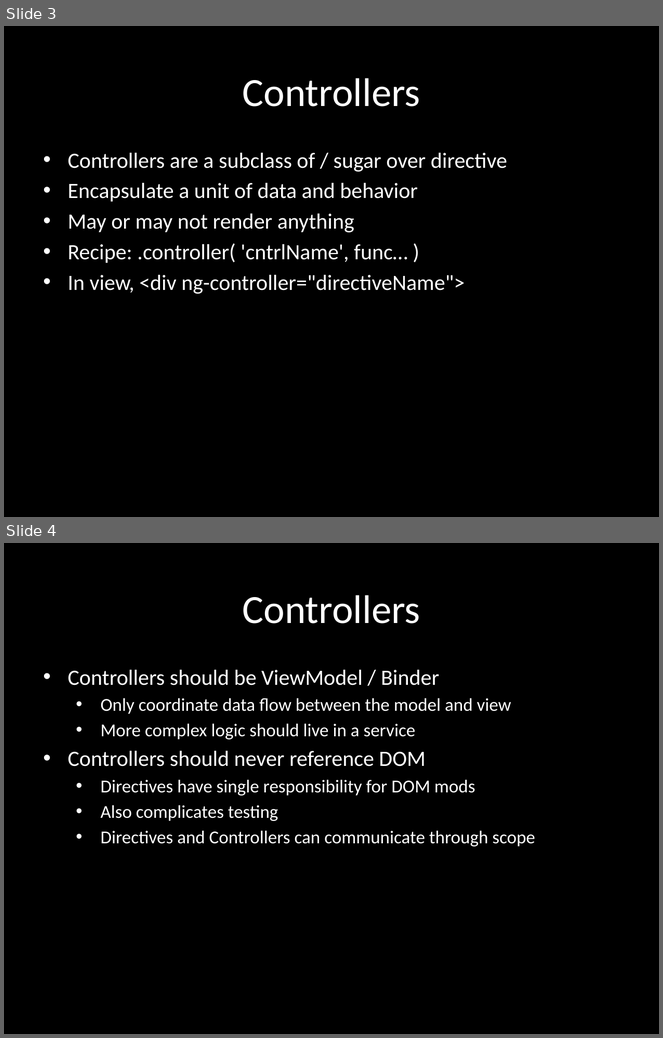
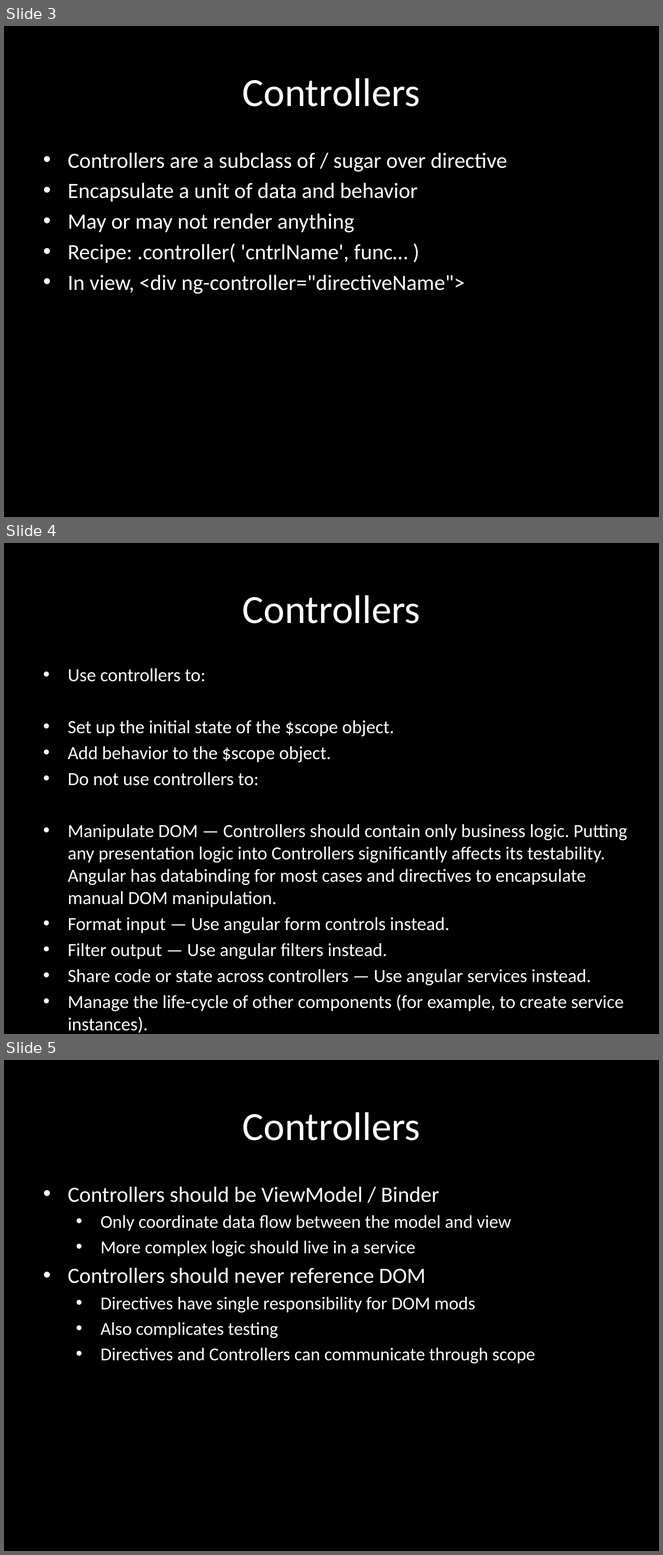
Before and after one commit to eliasjames/training-angular, a slide deck: slides/Angular Slides Day 2.pptx. Shown one above the other, each under a label of ours: slides 3 and 4 before the commit, slides 3, 4 and 5 after it. The pictures are 663x1038 and 663x1555 pixels, drawn with LibreOffice and Linux fonts; fonts in the diff are those of the drawing. Boxes give left, top, right and bottom in pixels: in the first picture for what was removed or moved away, otherwise in the second. Text is boxed around its words. In the diff, an @@ line names an element or a change of style, - is before the commit and + after.

```diff
--- a/slides/Angular Slides Day 2.pptx
+++ b/slides/Angular Slides Day 2.pptx
@@ slide 4 added at box(4, 543, 659, 1034), background #000000 @@
@@ title added at box(242, 595, 421, 624), 44 pt, text #FFFFFF @@
+Controllers
@@ subtitle added at box(68, 668, 627, 1033), 20.4 pt, text #FFFFFF @@
+• Use controllers to:
+• Set up the initial state of the $scope object.
+• Add behavior to the $scope object.
+• Do not use controllers to:
+• Manipulate DOM — Controllers should contain only business logic. Putting any presentation logic into Controllers significantly affects its testability. Angular has databinding for most cases and directives to encapsulate manual DOM manipulation.
+• Format input — Use angular form controls instead.
+• Filter output — Use angular filters instead.
+• Share code or state across controllers — Use angular services instead.
+• Manage the life-cycle of other components (for example, to create service instances).
@@ what was slide 4 is now slide 5 @@
```
Also in this commit, not shown: 7 slides changed, 13 slides removed, 1 other file.
